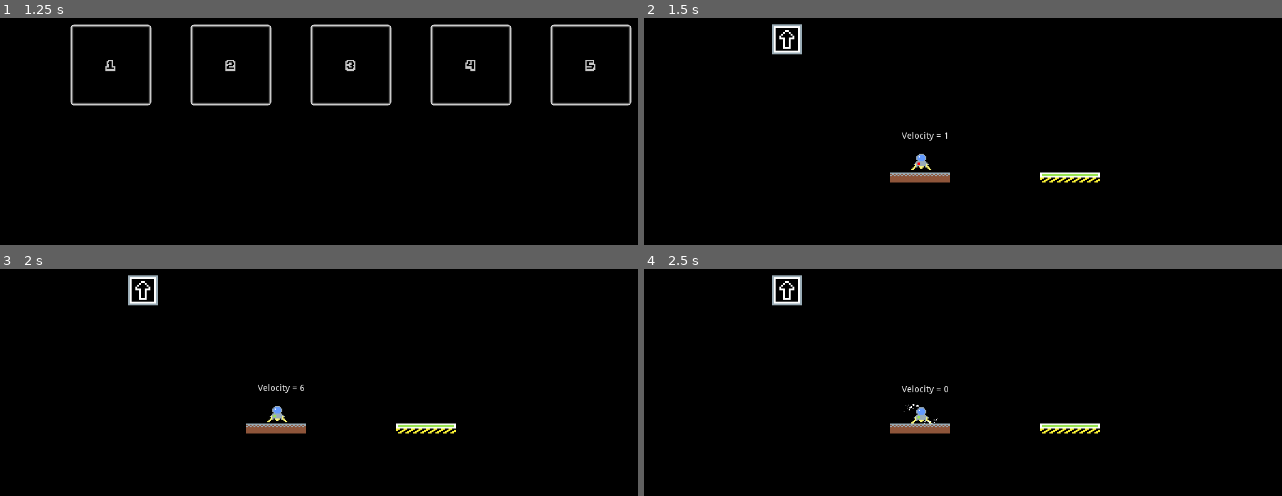
Above: before the commit, frames 1-4 (two rows, left to right).
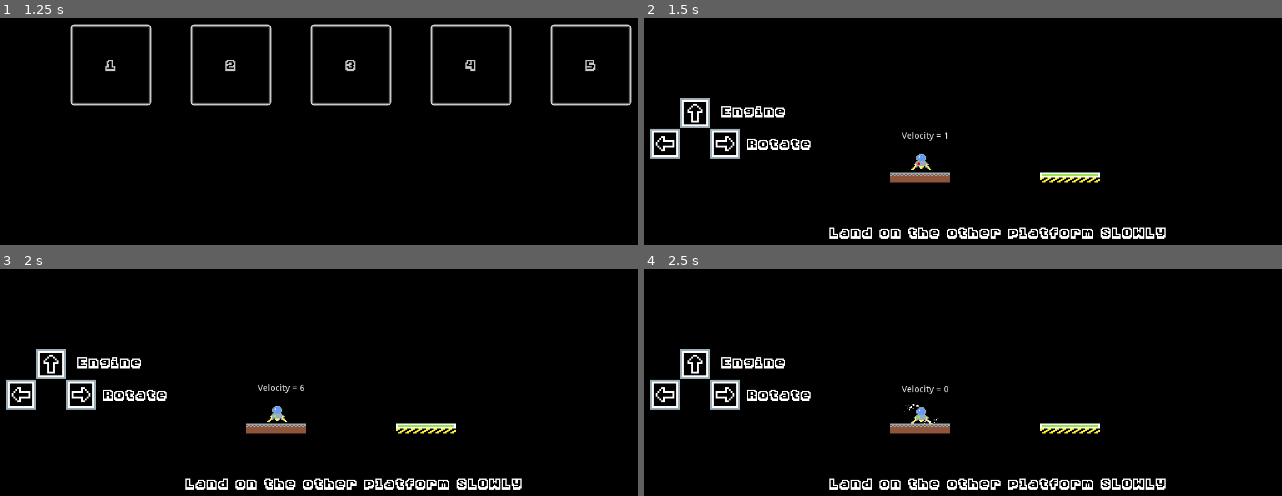
Above: after the commit, the same moments.

Repository: JestemStefan/GWJ_48_Moon_Lander
Game: Godot game, scene res://scenes/menu/MainMenu.tscn
Two runs of this game, one before a commit and one after it. Both use one fixed random seed, a clock stepped at 60 frames per second and the inputs below. Sound files missing from this copy of the repository are replaced by a short silence.
Inputs (mouse positions are in pixels of both pictures, inside the frame that each line leads up to):
- Up to frame 1 (1.25 s): click "Start" at 0.5 s
- Up to frame 2 (1.5 s): click "1" at 1.25 s
- Up to frame 3 (2 s): no input
- Up to frame 4 (2.5 s): move the mouse to (1173, 296) at 2.02 s; hold Right (ui_right) from 2.03 s (still down)

Frame 1 is identical in both runs. In frame 2, 3.7% of the frame differs, in the area x 0-82%, y 2-98%; in frame 3, 3.7%; in frame 4, 3.7%.

Commit message:
Add sfx for lander and menu buttons

Diff:
--- /dev/null
+++ b/default_bus_layout.tres
@@ -0,0 +1,4 @@
+[gd_resource type="AudioBusLayout" format=2]
+
+[resource]
+bus/0/volume_db = -10.0741
--- a/scenes/SFX/Explosion.tscn
+++ b/scenes/SFX/Explosion.tscn
@@ -1,4 +1,7 @@
-[gd_scene load_steps=4 format=2]
+[gd_scene load_steps=6 format=2]
+
+[ext_resource path="res://sound/sfx/assets_audio_Explosion.wav" type="AudioStream" id=1]
+[ext_resource path="res://src/effects/Explosion.gd" type="Script" id=2]
 
 [sub_resource type="Gradient" id=15]
 offsets = PoolRealArray( 0, 0.0516129, 0.129032, 0.309677, 1 )
@@ -33,3 +36,9 @@
 explosiveness = 0.99
 randomness = 0.61
 process_material = SubResource( 14 )
+script = ExtResource( 2 )
+
+[node name="AudioStreamPlayer2D" type="AudioStreamPlayer2D" parent="."]
+stream = ExtResource( 1 )
+
+[connection signal="finished" from="AudioStreamPlayer2D" to="." method="_on_AudioStreamPlayer2D_finished"]
--- a/scenes/levels/Tutorial.tscn
+++ b/scenes/levels/Tutorial.tscn
@@ -7,6 +7,10 @@
 [ext_resource path="res://art/arrows_up.png" type="Texture" id=5]
 [ext_resource path="res://src/ui/UI.gd" type="Script" id=6]
 [ext_resource path="res://art/themes/MainTheme.tres" type="Theme" id=7]
+[ext_resource path="res://art/arrows_left.png" type="Texture" id=8]
+[ext_resource path="res://art/arrows_right.png" type="Texture" id=9]
+[ext_resource path="res://sound/sfx/Menu1_NavA.wav" type="AudioStream" id=10]
+[ext_resource path="res://sound/sfx/Menu1_SelectA.wav" type="AudioStream" id=11]
 
 [node name="Level_Tutorial" type="Node2D"]
 
@@ -52,10 +56,58 @@
 margin_bottom = 230.0
 text = "Restart"
 
-[node name="ArrowsUp" type="Sprite" parent="."]
-position = Vector2( 307, 279 )
+[node name="HoverSFX" type="AudioStreamPlayer" parent="UI"]
+stream = ExtResource( 10 )
+
+[node name="ClickSFX" type="AudioStreamPlayer" parent="UI"]
+stream = ExtResource( 11 )
+
+[node name="Control" type="Control" parent="."]
+margin_left = 260.0
+margin_top = 407.0
+margin_right = 300.0
+margin_bottom = 447.0
+theme = ExtResource( 7 )
+
+[node name="ArrowsUp" type="Sprite" parent="Control"]
+position = Vector2( -100, -10 )
 scale = Vector2( 3, 3 )
 texture = ExtResource( 5 )
 
+[node name="Label" type="Label" parent="Control"]
+margin_left = -58.0
+margin_top = -27.0
+margin_right = 84.0
+margin_bottom = 1.0
+text = "Engine"
+
+[node name="ArrowsLeft" type="Sprite" parent="Control"]
+position = Vector2( -148, 39 )
+scale = Vector2( 3, 3 )
+texture = ExtResource( 8 )
+
+[node name="ArrowsRight" type="Sprite" parent="Control"]
+position = Vector2( -52, 39 )
+scale = Vector2( 3, 3 )
+texture = ExtResource( 9 )
+
+[node name="Label2" type="Label" parent="Control"]
+margin_left = -17.0
+margin_top = 25.0
+margin_right = 87.0
+margin_bottom = 53.0
+text = "Rotate"
+
+[node name="Label3" type="Label" parent="Control"]
+margin_left = 115.0
+margin_top = 167.0
+margin_right = 655.0
+margin_bottom = 195.0
+text = "Land on the other platform SLOWLY"
+
+[connection signal="button_down" from="UI/BackToLevelSelect" to="UI" method="_on_BackToLevelSelect_button_down"]
 [connection signal="button_up" from="UI/BackToLevelSelect" to="UI" method="_on_BackToLevelSelect_button_up"]
+[connection signal="mouse_entered" from="UI/BackToLevelSelect" to="UI" method="_on_BackToLevelSelect_mouse_entered"]
+[connection signal="button_down" from="UI/Restart" to="UI" method="_on_Restart_button_down"]
 [connection signal="button_up" from="UI/Restart" to="UI" method="_on_Restart_button_up"]
+[connection signal="mouse_entered" from="UI/Restart" to="UI" method="_on_Restart_mouse_entered"]
--- a/scenes/menu/LevelSelection.tscn
+++ b/scenes/menu/LevelSelection.tscn
@@ -1,7 +1,9 @@
-[gd_scene load_steps=3 format=2]
+[gd_scene load_steps=5 format=2]
 
 [ext_resource path="res://art/themes/LevelSelectTheme.tres" type="Theme" id=1]
 [ext_resource path="res://src/level_selection/LevelSelection.gd" type="Script" id=2]
+[ext_resource path="res://sound/sfx/Menu1_SelectA.wav" type="AudioStream" id=3]
+[ext_resource path="res://sound/sfx/Menu1_NavA.wav" type="AudioStream" id=4]
 
 [node name="LevelSelection" type="Control"]
 anchor_right = 1.0
@@ -65,8 +67,24 @@
 text = "5"
 icon_align = 1
 
+[node name="HoverSFX" type="AudioStreamPlayer" parent="."]
+stream = ExtResource( 4 )
+
+[node name="ClickSFX" type="AudioStreamPlayer" parent="."]
+stream = ExtResource( 3 )
+
+[connection signal="button_down" from="Level_1" to="." method="_on_Level_1_button_down"]
 [connection signal="button_up" from="Level_1" to="." method="_on_Level_1_button_up"]
+[connection signal="mouse_entered" from="Level_1" to="." method="_on_Level_1_mouse_entered"]
+[connection signal="button_down" from="Level_2" to="." method="_on_Level_2_button_down"]
 [connection signal="button_up" from="Level_2" to="." method="_on_Level_2_button_up"]
+[connection signal="mouse_entered" from="Level_2" to="." method="_on_Level_2_mouse_entered"]
+[connection signal="button_down" from="Level_3" to="." method="_on_Level_3_button_down"]
 [connection signal="button_up" from="Level_3" to="." method="_on_Level_3_button_up"]
+[connection signal="mouse_entered" from="Level_3" to="." method="_on_Level_3_mouse_entered"]
+[connection signal="button_down" from="Level_4" to="." method="_on_Level_4_button_down"]
 [connection signal="button_up" from="Level_4" to="." method="_on_Level_4_button_up"]
+[connection signal="mouse_entered" from="Level_4" to="." method="_on_Level_4_mouse_entered"]
+[connection signal="button_down" from="Level_5" to="." method="_on_Level_5_button_down"]
 [connection signal="button_up" from="Level_5" to="." method="_on_Level_5_button_up"]
+[connection signal="mouse_entered" from="Level_5" to="." method="_on_Level_5_mouse_entered"]
--- a/scenes/menu/MainMenu.tscn
+++ b/scenes/menu/MainMenu.tscn
@@ -1,7 +1,9 @@
-[gd_scene load_steps=3 format=2]
+[gd_scene load_steps=5 format=2]
 
 [ext_resource path="res://src/main_menu/MainMenu.gd" type="Script" id=1]
 [ext_resource path="res://art/themes/LevelSelectTheme.tres" type="Theme" id=2]
+[ext_resource path="res://sound/sfx/Menu1_SelectA.wav" type="AudioStream" id=3]
+[ext_resource path="res://sound/sfx/Menu1_NavA.wav" type="AudioStream" id=4]
 
 [node name="MainMenu" type="Control"]
 anchor_right = 1.0
@@ -49,5 +51,15 @@
 text = "Exit"
 flat = true
 
+[node name="HoverSFX" type="AudioStreamPlayer" parent="."]
+stream = ExtResource( 4 )
+
+[node name="ClickSFX" type="AudioStreamPlayer" parent="."]
+stream = ExtResource( 3 )
+
+[connection signal="button_down" from="CenterContainer/VBoxContainer/StartButton" to="." method="_on_StartButton_button_down"]
 [connection signal="button_up" from="CenterContainer/VBoxContainer/StartButton" to="." method="_on_StartButton_button_up"]
+[connection signal="mouse_entered" from="CenterContainer/VBoxContainer/StartButton" to="." method="_on_StartButton_mouse_entered"]
+[connection signal="button_down" from="CenterContainer/VBoxContainer/ExitButton" to="." method="_on_ExitButton_button_down"]
 [connection signal="button_up" from="CenterContainer/VBoxContainer/ExitButton" to="." method="_on_ExitButton_button_up"]
+[connection signal="mouse_entered" from="CenterContainer/VBoxContainer/ExitButton" to="." method="_on_ExitButton_mouse_entered"]
--- a/scenes/player/Player.tscn
+++ b/scenes/player/Player.tscn
@@ -1,7 +1,9 @@
-[gd_scene load_steps=15 format=2]
+[gd_scene load_steps=17 format=2]
 
 [ext_resource path="res://src/player/Player.gd" type="Script" id=1]
 [ext_resource path="res://art/lander.png" type="Texture" id=2]
+[ext_resource path="res://sound/sfx/Game_Sound_Rocket_normal.ogg" type="AudioStream" id=3]
+[ext_resource path="res://sound/sfx/sfx_hiss.wav" type="AudioStream" id=4]
 
 [sub_resource type="RectangleShape2D" id=12]
 extents = Vector2( 8, 9 )
@@ -134,4 +136,10 @@
 local_coords = false
 process_material = SubResource( 15 )
 
+[node name="EngineSFX" type="AudioStreamPlayer2D" parent="."]
+stream = ExtResource( 3 )
+
+[node name="ControlEginesSFX" type="AudioStreamPlayer2D" parent="."]
+stream = ExtResource( 4 )
+
 [connection signal="body_entered" from="." to="." method="_on_Player_body_entered"]
--- /dev/null
+++ b/src/effects/Explosion.gd
@@ -0,0 +1,7 @@
+extends Particles2D
+
+func _ready():
+	$AudioStreamPlayer2D.play()
+
+func _on_AudioStreamPlayer2D_finished():
+	call_deferred("free")
--- a/src/level_selection/LevelSelection.gd
+++ b/src/level_selection/LevelSelection.gd
@@ -9,11 +9,6 @@
 # Called when the node enters the scene tree for the first time.
 func _ready():
 	pass # Replace with function body.
-
-
-# Called every frame. 'delta' is the elapsed time since the previous frame.
-#func _process(delta):
-#	pass
 
 
 func _on_Level_1_button_up():
@@ -35,3 +30,43 @@
 
 func _on_Level_5_button_up():
 	print("Level 5 selected")
+
+
+func _on_Level_1_mouse_entered():
+	$HoverSFX.play()
+
+
+func _on_Level_2_mouse_entered():
+	$HoverSFX.play()
+
+
+func _on_Level_3_mouse_entered():
+	$HoverSFX.play()
+
+
+func _on_Level_4_mouse_entered():
+	$HoverSFX.play()
+
+
+func _on_Level_5_mouse_entered():
+	$HoverSFX.play()
+
+
+func _on_Level_1_button_down():
+	$ClickSFX.play()
+
+
+func _on_Level_2_button_down():
+	$ClickSFX.play()
+
+
+func _on_Level_3_button_down():
+	$ClickSFX.play()
+
+
+func _on_Level_4_button_down():
+	$ClickSFX.play()
+
+
+func _on_Level_5_button_down():
+	$ClickSFX.play()
--- a/src/main_menu/MainMenu.gd
+++ b/src/main_menu/MainMenu.gd
@@ -11,14 +11,22 @@
 	pass # Replace with function body.
 
 
-# Called every frame. 'delta' is the elapsed time since the previous frame.
-#func _process(delta):
-#	pass
-
+func _on_StartButton_button_down():
+	$ClickSFX.play()
 
 func _on_StartButton_button_up():
 	get_tree().change_scene("res://scenes/menu/LevelSelection.tscn")
 
+func _on_ExitButton_button_down():
+	$ClickSFX.play()
 
 func _on_ExitButton_button_up():
+	$ClickSFX.play()
 	get_tree().quit()
+
+func _on_StartButton_mouse_entered():
+	$HoverSFX.play()
+
+
+func _on_ExitButton_mouse_entered():
+	$HoverSFX.play()
--- a/src/player/Player.gd
+++ b/src/player/Player.gd
@@ -7,8 +7,12 @@
 var is_landed: bool = false
 
 onready var engine_particles: Particles2D = $EngineParticles
+onready var engine_sfx: AudioStreamPlayer2D = $EngineSFX
+
+
 onready var control_engine_particles_1: Particles2D = $ControlEngineParticles_1
 onready var control_engine_particles_2: Particles2D = $ControlEngineParticles_2
+onready var control_engine_sfx: AudioStreamPlayer2D = $ControlEginesSFX
 
 # Called when the node enters the scene tree for the first time.
 func _ready():
@@ -26,9 +30,10 @@
 
 	dir = Vector2.UP.rotated(rotation) * 60 if is_engine_on else Vector2.ZERO
 	engine_particles.emitting = is_engine_on
+	self._play_engine_sfx(is_engine_on)
+
 
 	self._rotate(input.x)
-
 	apply_central_impulse(dir)
 
 
@@ -40,15 +45,26 @@
 
 func _rotate(rotation):
 	apply_torque_impulse(rotation * deg2rad(90) * 100)
+	var is_rotating = bool(rotation)
 
-	control_engine_particles_1.emitting = bool(rotation)
-	control_engine_particles_2.emitting = bool(rotation)
+	control_engine_particles_1.emitting = is_rotating
+	control_engine_particles_2.emitting = is_rotating
 
 	control_engine_particles_1.rotation_degrees = 0 if rotation <= 0 else 180
 	control_engine_particles_2.rotation_degrees = 0 if rotation <= 0 else 180
 
+	if is_rotating:
+		if not control_engine_sfx.is_playing():
+			control_engine_sfx.play(0.0)
+	else:
+		control_engine_sfx.stop()
 
-
+func _play_engine_sfx(is_engine_on):
+	if is_engine_on:
+		if not engine_sfx.is_playing():
+			engine_sfx.play(0.0)
+	else:
+		engine_sfx.stop()
 
 func _on_Player_body_entered(body):
 	if body is StartingPad:
--- a/src/ui/UI.gd
+++ b/src/ui/UI.gd
@@ -19,3 +19,19 @@
 func _on_BackToLevelSelect_button_up():
 	GameManager.UI = null
 	get_tree().change_scene("res://scenes/menu/LevelSelection.tscn")
+
+
+func _on_BackToLevelSelect_mouse_entered():
+	$HoverSFX.play()
+
+
+func _on_Restart_mouse_entered():
+	$HoverSFX.play()
+
+
+func _on_BackToLevelSelect_button_down():
+	$ClickSFX.play()
+
+
+func _on_Restart_button_down():
+	$ClickSFX.play()
Not shown: 1 places in scenes/levels/Tutorial.tscn that only renumber resources
Not shown, added: sound/sfx/Game_Sound_Rocket_normal.ogg.import
Not shown, added: sound/sfx/Menu1_NavA.wav.import
Not shown, added: sound/sfx/Menu1_NavB.wav.import
Not shown, added: sound/sfx/Menu1_SelectA.wav.import
Not shown, added: sound/sfx/Menu1_SelectB.wav.import
Not shown, added: sound/sfx/assets_audio_Explosion.wav.import
Not shown, added: sound/sfx/sfx_hiss.mp3.import
Not shown, added: sound/sfx/sfx_hiss.wav.import
Not shown, added: sound/sfx/Game_Sound_Rocket_normal.ogg
Not shown, added: sound/sfx/Menu1_NavA.wav
Not shown, added: sound/sfx/Menu1_NavB.wav
(and 5 more such lines)
